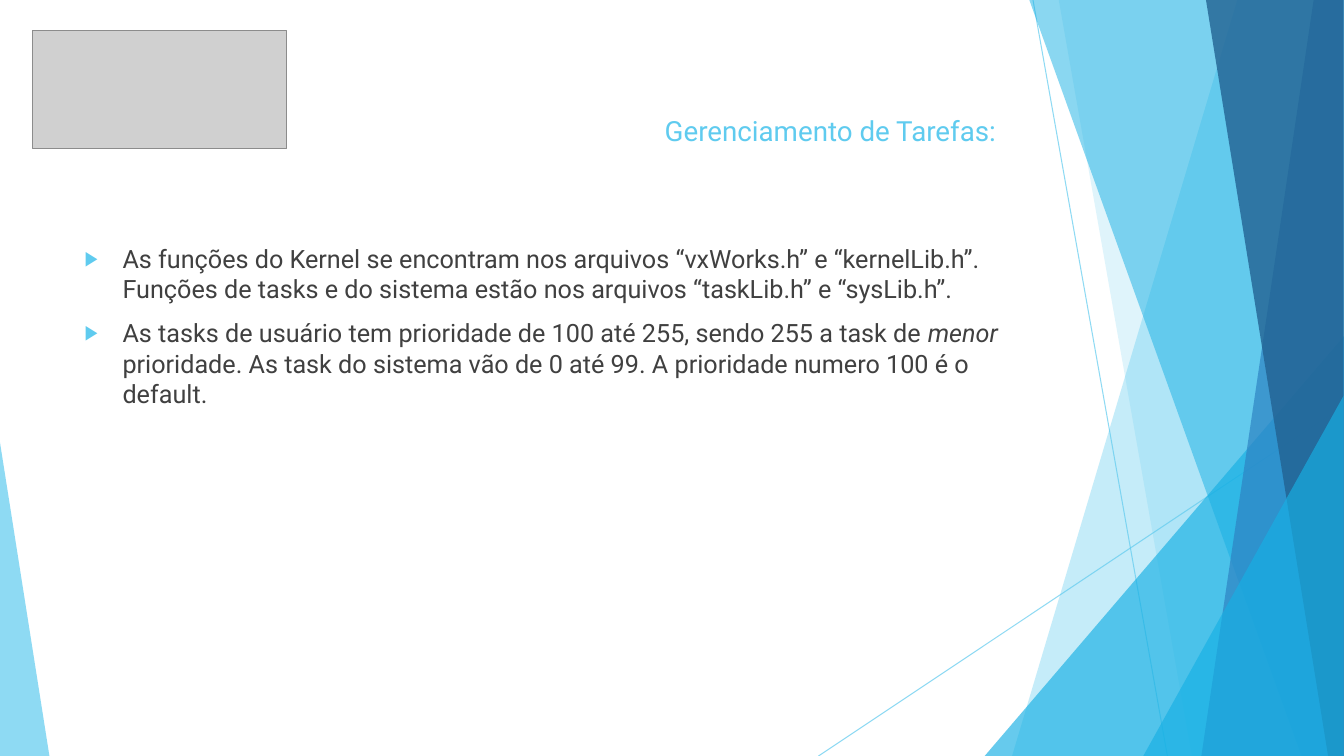
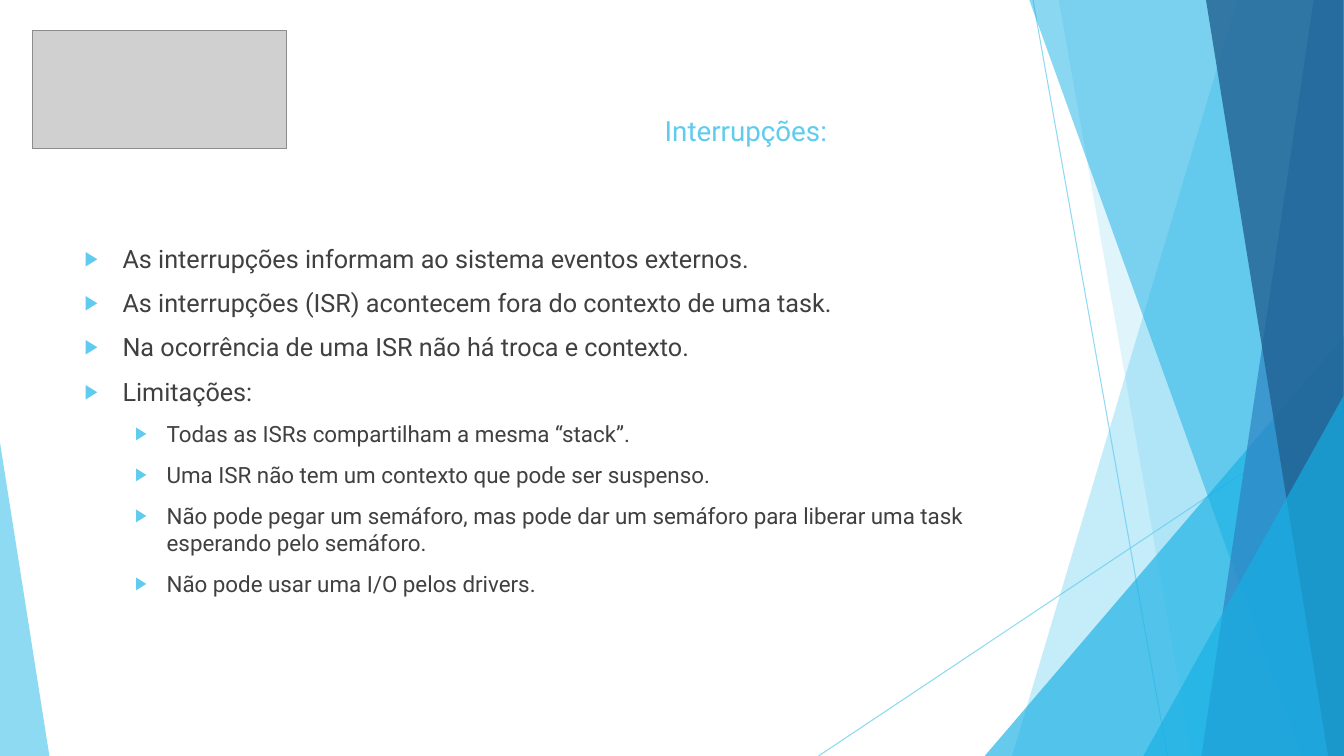
Before and after one commit to gfranzotti/seminarioVxWorks, a slide deck: slide 14 of Seminário VxWorks.pptx (slide 13 before the commit). Drawn at 1344x756 pixels with LibreOffice and Linux fonts; fonts in the diff are those of the drawing; grey boxes stand for pictures. Boxes give left, top, right and bottom in pixels: in the first picture for what was removed or moved away, otherwise in the second. Text is boxed around its words. In the diff, an @@ line names an element or a change of style, - is before the commit and + after.

Commit message:
Alteração no trabalho, coloquei os arquivos de pesquisa em uma pasta

```diff
--- a/Seminário VxWorks.pptx
+++ b/Seminário VxWorks.pptx
@@ text at (x1=665, y1=120, x2=827, y2=147): text changed @@
-Gerenciamento de Tarefas:
+Interrupções:
@@ text at (x1=123, y1=249, x2=962, y2=597): text changed; size 18 to 16 pt @@
-▶ As funções do Kernel se encontram nos arquivos “vxWorks.h” e “kernelLib.h”. Funções de tasks e do sistema estão nos arquivos “taskLib.h” e “sysLib.h”.
-▶ As tasks de usuário tem prioridade de 100 até 255, sendo 255 a task de menor prioridade. As task do sistema vão de 0 até 99. A prioridade numero 100 é o default.
+▶ As interrupções informam ao sistema eventos externos.
+▶ As interrupções (ISR) acontecem fora do contexto de uma task.
+▶ Na ocorrência de uma ISR não há troca e contexto.
+▶ Limitações:
+  ▶ Todas as ISRs compartilham a mesma “stack”.
+  ▶ Uma ISR não tem um contexto que pode ser suspenso.
+  ▶ Não pode pegar um semáforo, mas pode dar um semáforo para liberar uma task esperando pelo semáforo.
+  ▶ Não pode usar uma I/O pelos drivers.
```
Also in this commit, not shown: 4 other slides changed, 3 slides added, 1 slide removed, 25 other files.
